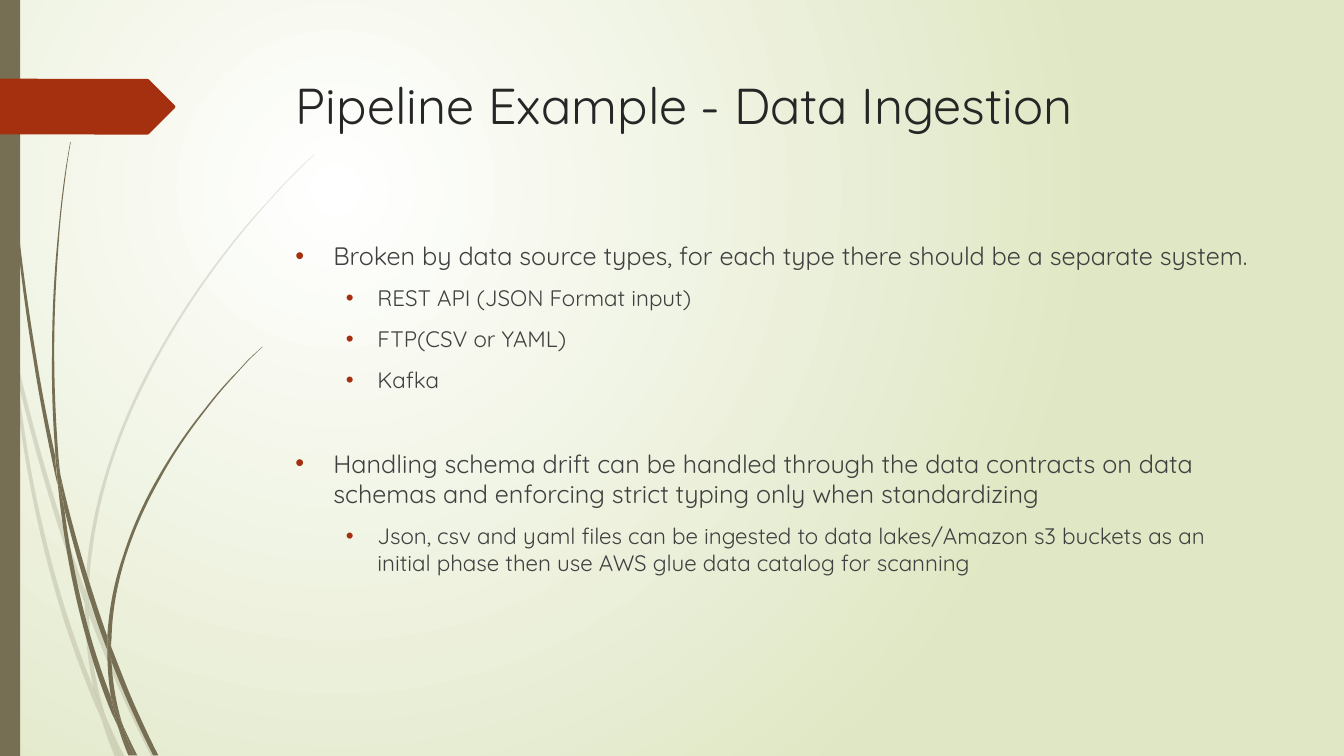
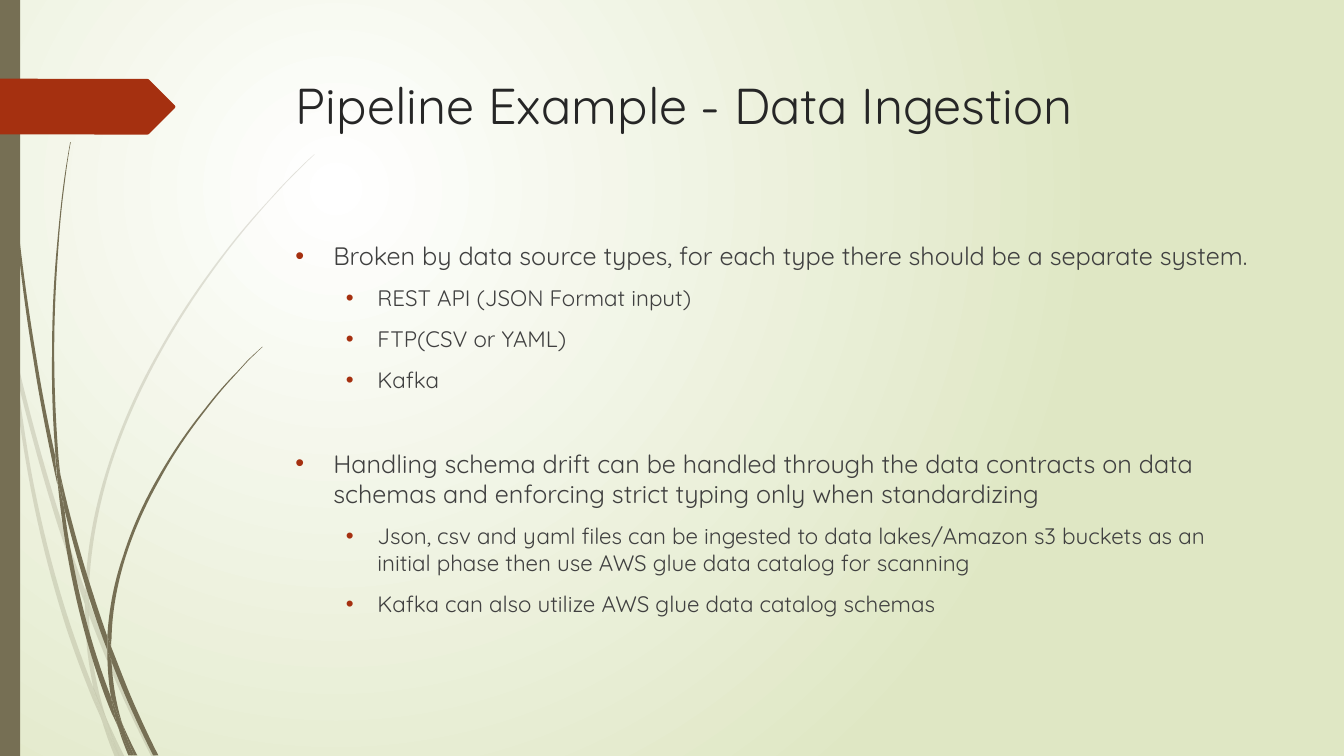
Before and after one commit to gabrielchanyk/food_insights_data_engineering, a slide deck: slide 19 of InsightEats Case Study.pptx (slide 18 before the commit). Drawn at 1344x756 pixels with LibreOffice and Linux fonts; fonts in the diff are those of the drawing. Boxes give left, top, right and bottom in pixels: in the first picture for what was removed or moved away, otherwise in the second. Text is boxed around its words. In the diff, an @@ line names an element or a change of style, - is before the commit and + after.

```diff
--- a/InsightEats Case Study.pptx
+++ b/InsightEats Case Study.pptx
@@ text at (377,595,935,617): paragraph added @@
+  • Kafka can also utilize AWS glue data catalog schemas
```
Also in this commit, not shown: 1 other slide changed, 1 slide added.
